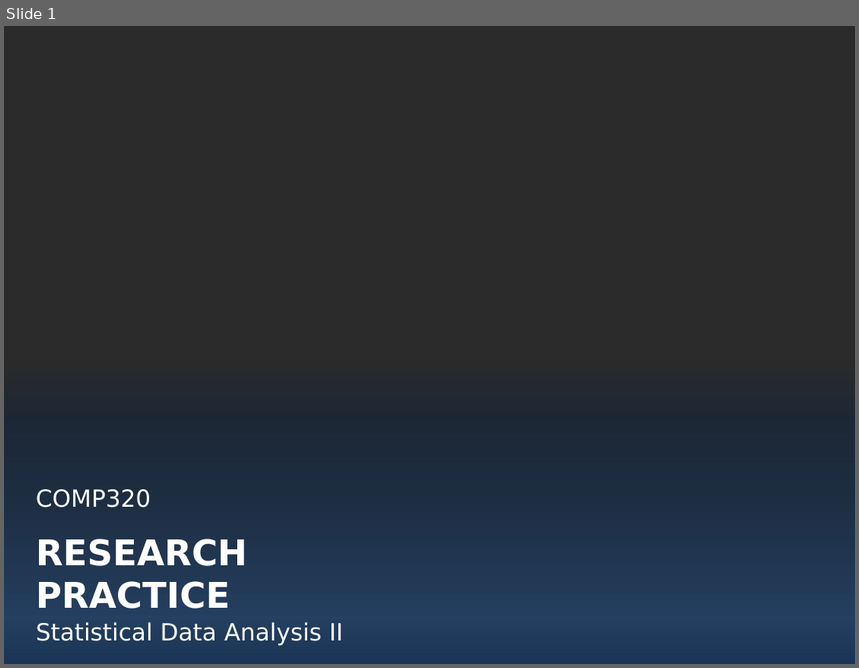
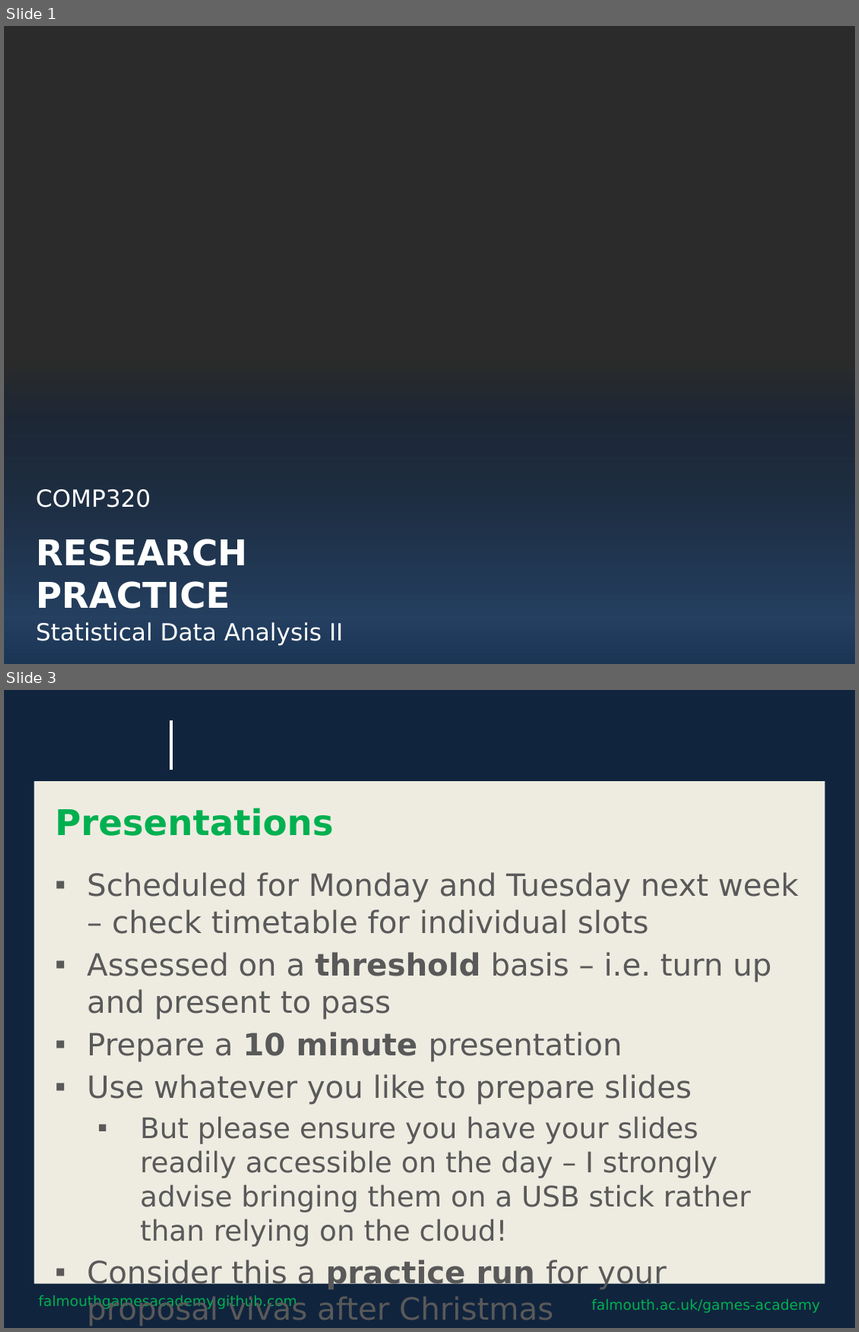
Before and after one commit to Falmouth-Games-Academy/bsc-course-materials, a slide deck: COMP320/10/2019-20-COMP320-10-session-materials.pptx. Shown one above the other, each under a label of ours: slide 1 before the commit, slides 1 and 3 after it; the slides between them are not shown. The pictures are 859x668 and 859x1332 pixels, drawn with LibreOffice and Linux fonts; fonts in the diff are those of the drawing; background and template pictures are left out; a plain dark background stands for a picture behind light text. Boxes give left, top, right and bottom in pixels: in the first picture for what was removed or moved away, otherwise in the second. Text is boxed around its words. In the diff, an @@ line names an element or a change of style, - is before the commit and + after.

```diff
--- a/COMP320/10/2019-20-COMP320-10-session-materials.pptx
+++ b/COMP320/10/2019-20-COMP320-10-session-materials.pptx
@@ slide 3 added at [4,690,855,1328], background #0F243E @@
@@ line added from (172, 720) to (172, 769), #FFFFFF 2.5 pt @@
@@ rectangle added at [34,781,825,1284], fill #EEECE1 @@
@@ title added at [55,808,333,836], 30 pt, text #00B050, bold @@
+Presentations
@@ text added at [87,872,799,1290], 25.9 pt, text #595959 @@
+▪ Scheduled for Monday and Tuesday next week – check timetable for individual slots
+▪ Assessed on a threshold basis – i.e. turn up and present to pass
+▪ Prepare a 10 minute presentation
+▪ Use whatever you like to prepare slides
+  ▪ But please ensure you have your slides readily accessible on the day – I strongly advise bringing them on a USB stick rather than relying on the cloud!
+▪ Consider this a practice run for your proposal vivas after Christmas
@@ text added at [38,1296,297,1310], 12 pt, text #00B050 @@
+falmouthgamesacademy.github.com
@@ text added at [591,1300,820,1313], 12 pt, text #00B050 @@
+falmouth.ac.uk/games-academy
```
Also in this commit, not shown: 28 other slides added, 2 other files.
